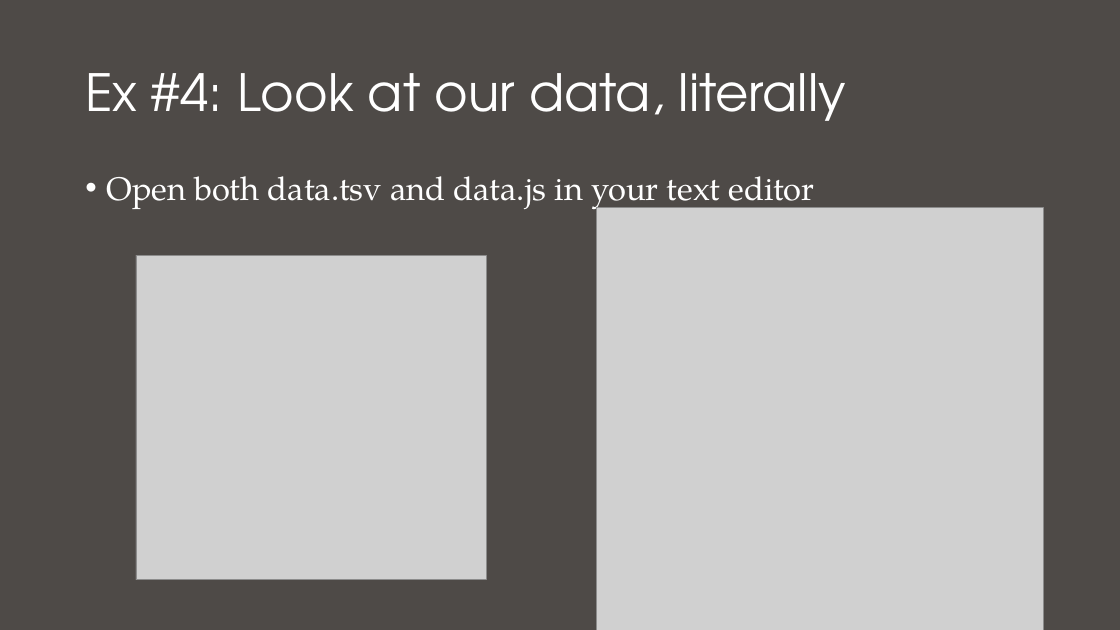
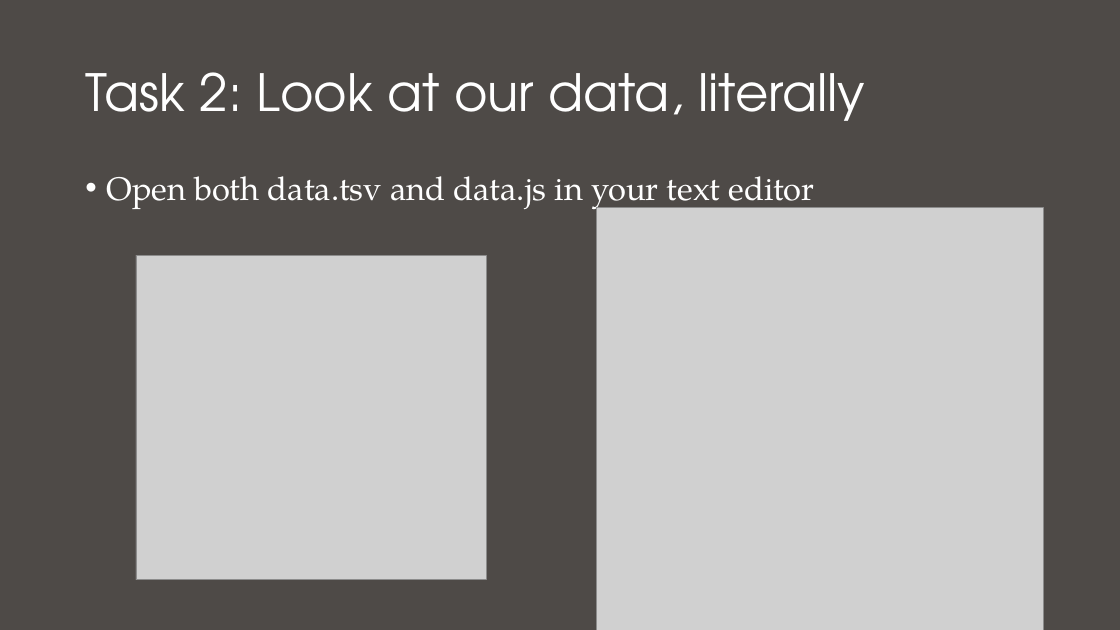
Before and after one commit to nuitrcs/Intro_to_d3_workshop, a slide deck: slide 23 of Introduction to D3.pptx (slide 17 before the commit). Drawn at 1120x630 pixels with LibreOffice and Linux fonts; fonts in the diff are those of the drawing; grey boxes stand for pictures. Boxes give left, top, right and bottom in pixels: in the first picture for what was removed or moved away, otherwise in the second. Text is boxed around its words. In the diff, an @@ line names an element or a change of style, - is before the commit and + after.

```diff
--- a/Introduction to D3.pptx
+++ b/Introduction to D3.pptx
@@ title at (85, 72, 865, 121): text changed @@
-Ex #4: Look at our data, literally
+Task 2: Look at our data, literally
```
Also in this commit, not shown: 7 other slides changed, 6 slides added, 3 other files.
